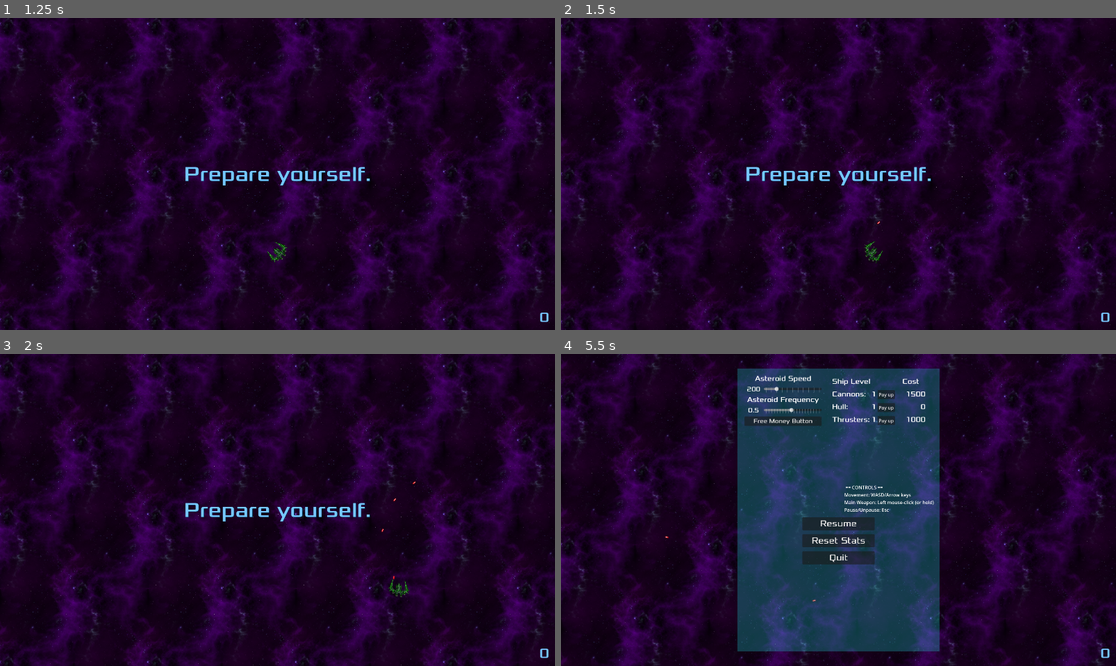
Above: before the commit, frames 1-4 (two rows, left to right).
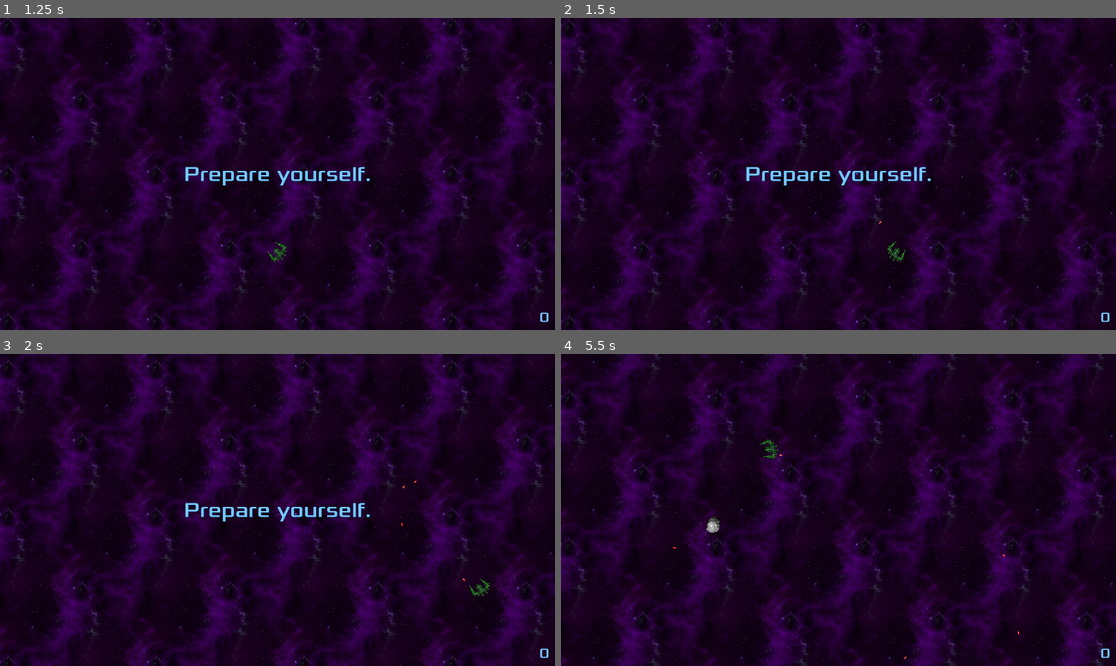
Above: after the commit, the same moments.

Repository: xflarex/spacelad
Game: Godot game, scene res://Scenes/main.tscn
The game is run twice, just before and just after one commit, with the same random seed, the same clock (stepped at 60 frames per second) and the same inputs.
Inputs (mouse positions are in pixels of both pictures, inside the frame that each line leads up to):
- Up to frame 1 (1.25 s): click "Start Game" at 0.5 s
- Up to frame 2 (1.5 s): move the mouse to (960, 158) at 1.27 s; press the mouse at (960, 158) at 1.28 s; hold D (move_right) from 1.28 s (still down)
- Up to frame 3 (2 s): keep holding D (move_right)
- Up to frame 4 (5.5 s): move the mouse to (727, 525) at 2.02 s; release D (move_right) at 2.03 s; release the mouse at (727, 525) at 2.03 s; hold S (move_down) 2.03-2.78 s; click (727, 525) at 2.1 s; move the mouse to (894, 441) at 2.77 s; press the mouse at (894, 441) at 2.78 s; hold D (move_right) 2.78-3.53 s; move the mouse to (810, 572) at 3.52 s; release the mouse at (810, 572) at 3.53 s; hold W (move_up) 3.53-4.28 s; click (810, 572) at 3.6 s; move the mouse to (1005, 556) at 4.27 s; press the mouse at (1005, 556) at 4.28 s; hold A (move_left) from 4.28 s (still down); move the mouse to (672, 463) at 5.02 s; release the mouse at (672, 463) at 5.03 s; click (672, 463) at 5.1 s

Frame 1 is identical in both runs. In frame 2, 0.2% of the frame differs, in the area x 54-63%, y 65-79%; in frame 3, 0.2%; in frame 4, 33%, in the area x 0-99%, y 4-100%.

Commit message:
small update

Diff:
--- a/Scenes/main.tscn
+++ b/Scenes/main.tscn
@@ -16,7 +16,6 @@
 [node name="Player" parent="." instance=ExtResource("3_8gbba")]
 
 [node name="Menu" parent="." instance=ExtResource("4_jjvhh")]
-process_mode = 2
 
 [node name="HUD" parent="." instance=ExtResource("5_kry3j")]
 
--- a/Scripts/asteroid.gd
+++ b/Scripts/asteroid.gd
@@ -25,10 +25,8 @@
 
 func asteroid_death():
 	$AnimatedSprite2D.play()
-	if markedForDeath == false:
-		Game.score += points
-
-		markedForDeath = true
+	$CollisionShape2D.set_deferred("disabled", true)
+	increase_score()
 
 func _on_animated_sprite_2d_animation_finished() -> void:
 	$AnimatedSprite2D.stop()
@@ -36,3 +34,8 @@
 
 func clear_asteroids():
 	get_tree().call_group("asteroids", "queue_free")
+
+func increase_score():
+	if markedForDeath == false: # Prevent multiple bullet counting score from same enemy
+		Game.score += points
+		markedForDeath = true
--- a/Scripts/bullet.gd
+++ b/Scripts/bullet.gd
@@ -8,4 +8,4 @@
 func _on_body_entered(body: Node2D) -> void:
 	if body.is_in_group("asteroids"):
 		body.asteroid_death()
-	queue_free()
+	#queue_free()
--- a/Scripts/ship.gd
+++ b/Scripts/ship.gd
@@ -8,4 +8,4 @@
 var max_cannons = 3
 var max_thrusters = 5
 
-var speed = 600
+var speed = 1000
Not shown, added: export_presets.cfg
